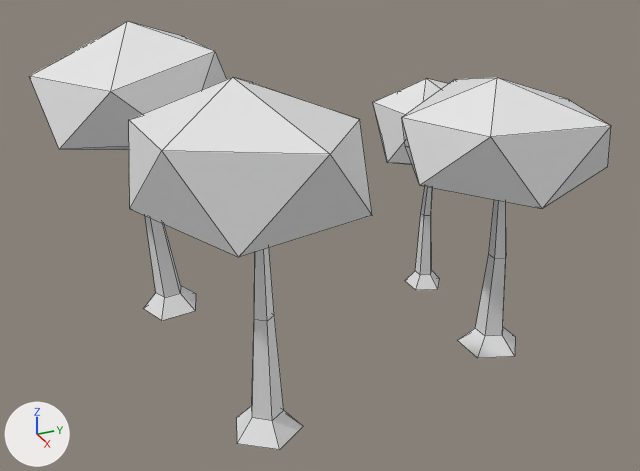
The OBJ model source/dream_gen/props/trees.obj: old version first, new version second.
One viewpoint serves both versions: a 50 mm lens placed at (29.6, -13.2, 20.0), pointed at (0.8, -0.2, 5.6). The axes (+X, +Y, +Z) are drawn at lower left. The lights are the same throughout. Mesh edges are drawn as thin lines. Where no turn or scale is listed for an object, it has been applied to the vertices.

The first picture shows 'trees'.
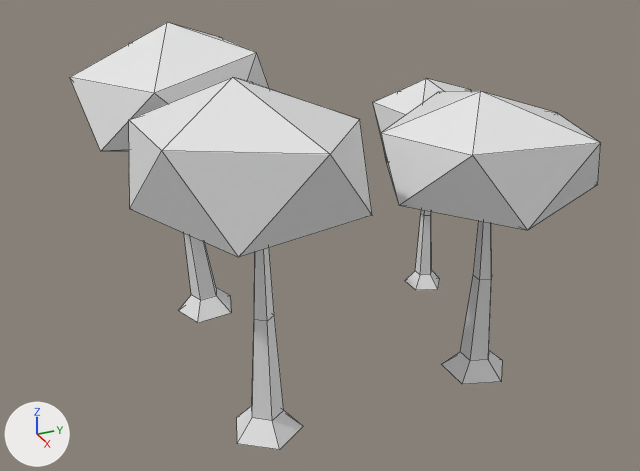
What changed in the scene script:
```text
Change me_trees:
    where me_trees.from_pydata(...)  # 112 vertices, 140 faces; spans x -8.7..9.0, y -9.6..9.3, z 0.5..13.4
    used by ob_trees; location = (0.0, 0.0, 0.0)
    me_trees part 1: the loose piece of 16 vertices spanning x 2.6..5.1, y 4.9..7.3, z 0.8..11.2 is moved by (1.3, -1.5, 0.0)
    me_trees part 2: the loose piece of 12 vertices spanning x 0.2..7.1, y 2.0..9.3, z 7.4..12.0 is moved by (1.3, -1.5, 0.0)
    me_trees part 3: the loose piece of 16 vertices spanning x -6.3..-4.0, y -6.1..-3.7, z 0.5..12.3 is moved by (0.8, 1.4, 0.0)
    me_trees part 4: the loose piece of 12 vertices spanning x -8.7..-1.7, y -9.6..-1.6, z 8.0..13.2 is moved by (0.8, 1.4, 0.0)
```

Location of each change, (x1, y1, x2, y2) in pixels of the pictures (640 x 471 px; the box of a moved part takes in the faces that stretch with it):
'trees', reshaped (9% narrower): before (29, 21, 611, 450); after (70, 22, 601, 450)
part 1 of me_trees, moved or reshaped: before (458, 200, 515, 358); after (442, 221, 502, 384)
part 2 of me_trees, moved or reshaped: before (402, 78, 611, 208); after (381, 91, 601, 230)
part 3 of me_trees, moved or reshaped: before (144, 216, 196, 320); after (179, 233, 231, 323)
part 4 of me_trees, moved or reshaped: before (29, 21, 227, 150); after (70, 22, 269, 151)
